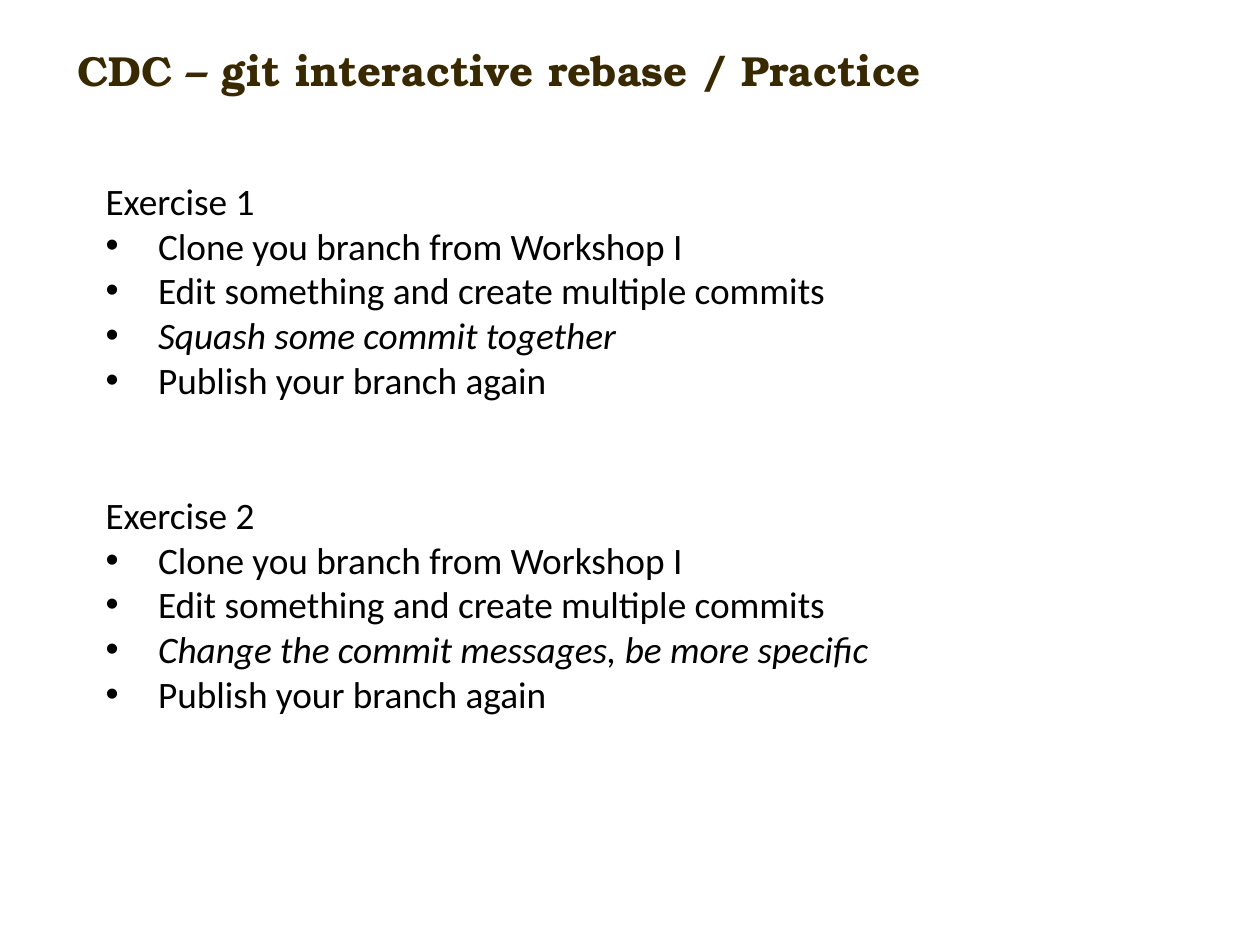
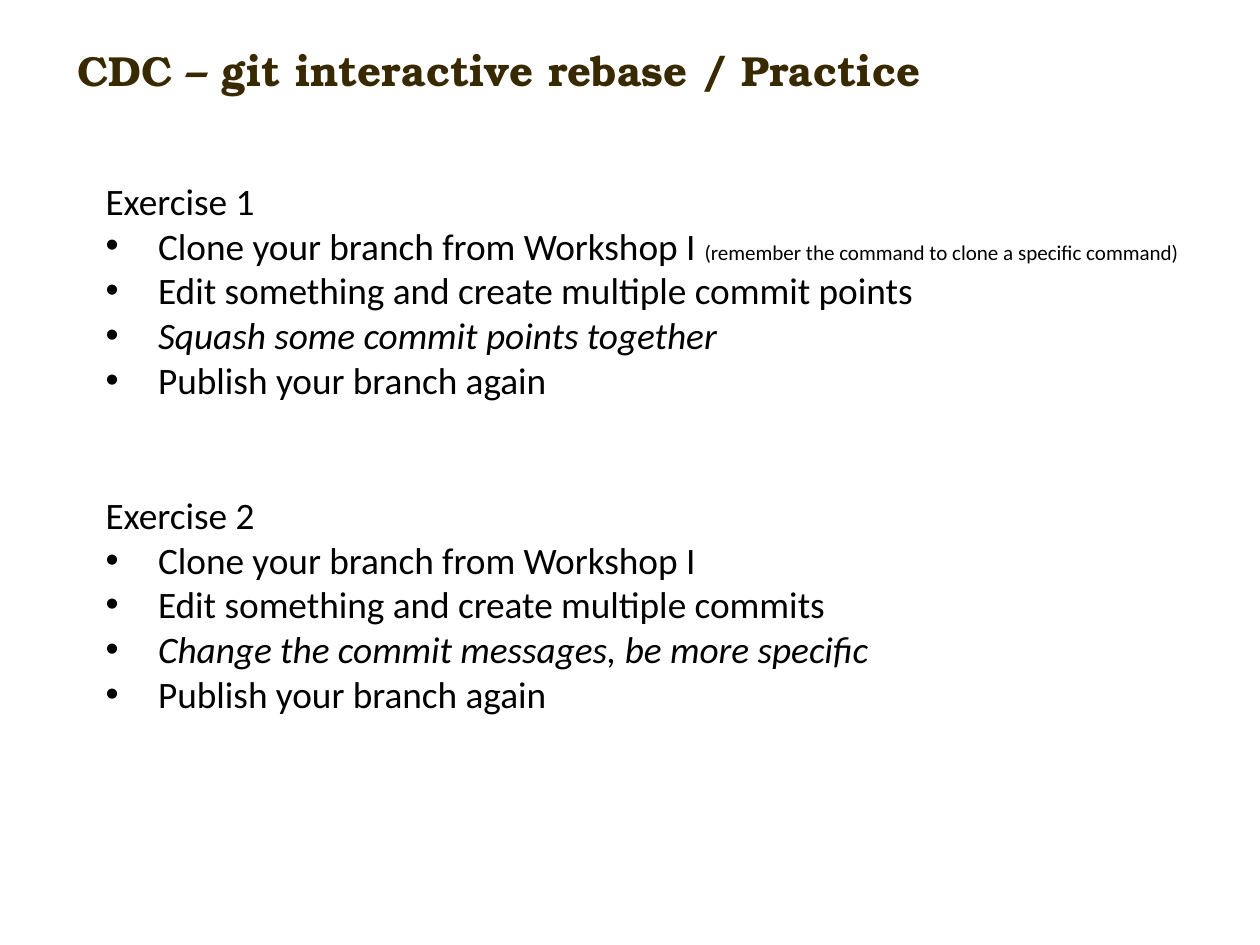
Before and after one commit to carlmitrais/wisdom, a slide deck: slide 9 of cdc_git_ws2.pptx (slide 7 before the commit). Drawn at 1260x945 pixels with LibreOffice and Linux fonts; fonts in the diff are those of the drawing; background and template pictures are left out. Boxes give left, top, right and bottom in pixels: in the first picture for what was removed or moved away, otherwise in the second. Text is boxed around its words. In the diff, an @@ line names an element or a change of style, - is before the commit and + after.

```diff
--- a/cdc_git_ws2.pptx
+++ b/cdc_git_ws2.pptx
@@ text at [158, 234, 1178, 356]: text changed @@
-• Clone you branch from Workshop I
-• Edit something and create multiple commits
-• Squash some commit together
+• Clone your branch from Workshop I (remember the command to clone a specific command)
+• Edit something and create multiple commit points
+• Squash some commit points together
@@ text at [158, 548, 695, 580]: text changed @@
-• Clone you branch from Workshop I
+• Clone your branch from Workshop I
```
Also in this commit, not shown: 1 other slide changed, 2 slides added.
